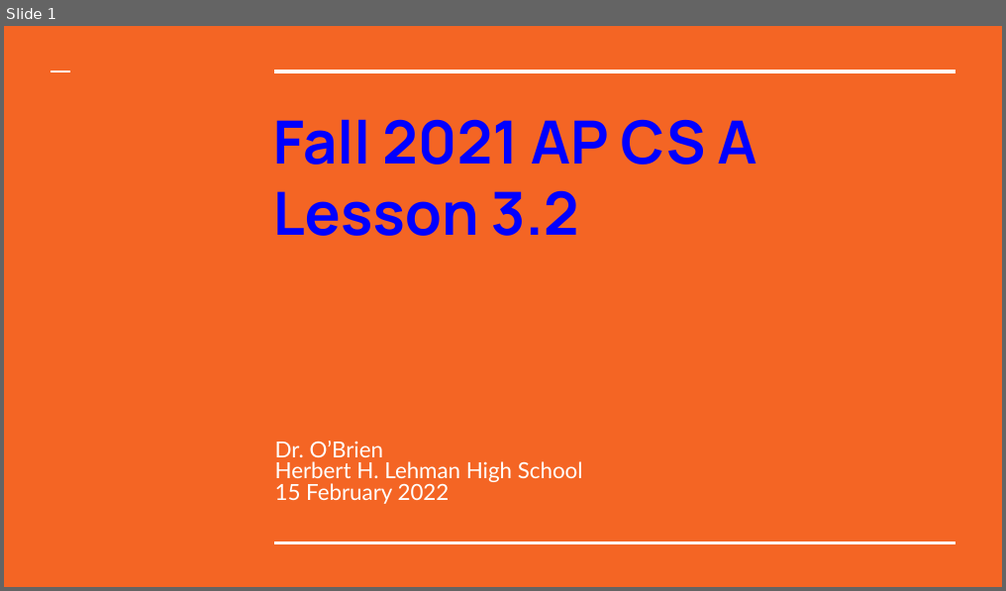
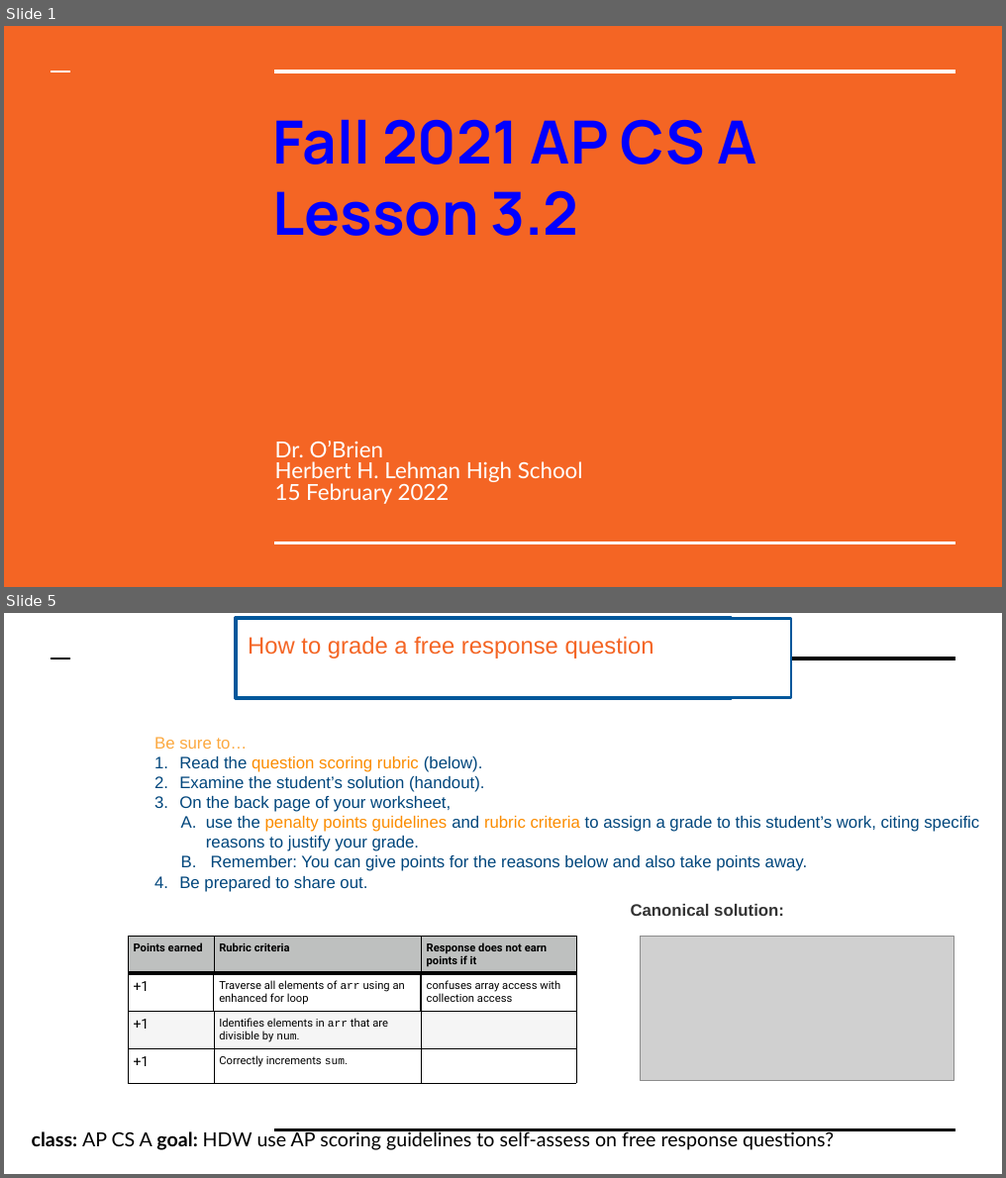
Before and after one commit to cobrien87/work, a slide deck: old/apcsa_3_2.pptx. Shown one above the other, each under a label of ours: slide 1 before the commit, slides 1 and 5 after it; the slides between them are not shown. The pictures are 1006x591 and 1006x1178 pixels, drawn with LibreOffice and Linux fonts; fonts in the diff are those of the drawing; grey boxes stand for pictures; background and template pictures are left out. Boxes give left, top, right and bottom in pixels: in the first picture for what was removed or moved away, otherwise in the second. Text is boxed around its words. In the diff, an @@ line names an element or a change of style, - is before the commit and + after.

```diff
--- a/old/apcsa_3_2.pptx
+++ b/old/apcsa_3_2.pptx
@@ slide 5 added at <box>4,613,1002,1174</box>, background #FFFFFF @@
@@ rectangle added at <box>236,618,732,700</box>, outline #01579B 2 pt @@
@@ rectangle added at <box>237,619,791,698</box>, fill #FFFFFF, outline #01579B 2 pt @@
@@ text added at <box>248,636,654,659</box>, 17 pt, text #F46524 @@
+How to grade a free response question
@@ line added from (51, 658) to (71, 658), #000000 1.5 pt @@
@@ line added from (274, 658) to (956, 658), #000000 3 pt @@
@@ text added at <box>154,737,979,892</box>, 12 pt, text #01467C @@
+Be sure to…
+1. Read the question scoring rubric (below).
+2. Examine the student’s solution (handout).
+3. On the back page of your worksheet,
+            A. use the penalty points guidelines and rubric criteria to assign a grade to this student’s work, citing specific reasons to justify your grade.
+            B. Remember: You can give points for the reasons below and also take points away.
+4. Be prepared to share out.
@@ text added at <box>631,904,784,916</box>, 12 pt, text #333333, bold @@
+Canonical solution:
@@ table added at <box>128,936,577,1088</box>, 4 rows, 3 columns @@
+Points earned | Rubric criteria | Response does not earn points if it
++1 | Traverse all elements of arr using an enhanced for loop | confuses array access with collection access
++1 | Identifies elements in arr that are divisible by num. | 
++1 | Correctly increments sum. | 
@@ picture added at <box>640,936,954,1080</box> @@
@@ text added at <box>32,1131,834,1151</box>, 14 pt, text #000000 @@
+class: AP CS A goal: HDW use AP scoring guidelines to self-assess on free response questions?
@@ line added from (274, 1130) to (956, 1130), #000000 1.5 pt @@
```
Also in this commit, not shown: 5 slides changed, 3 other slides added, 3 slides removed, 15 other files.
